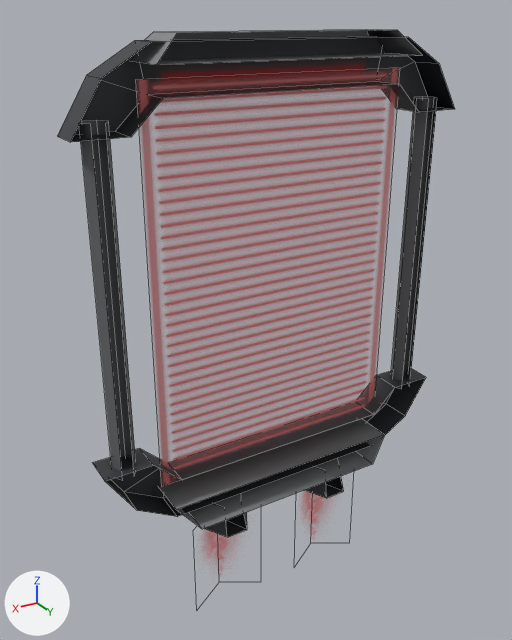
One commit to the FBX model Assets/Models/Billboard.fbx: the scene before it, then after it.
Before and after are seen from a 50 mm lens placed at (0.021, 0.0324, 0.0296), pointed at (0.0008, -0.0012, 0.0128). Arrows for +X, +Y and +Z are at lower left; the lights stay in place. Mesh edges are drawn as thin lines. Where no turn or scale is listed for an object, it has been applied to the vertices.

Names of what the first picture shows: 'Billboard_Board1', 'Billboard_Frame1'.
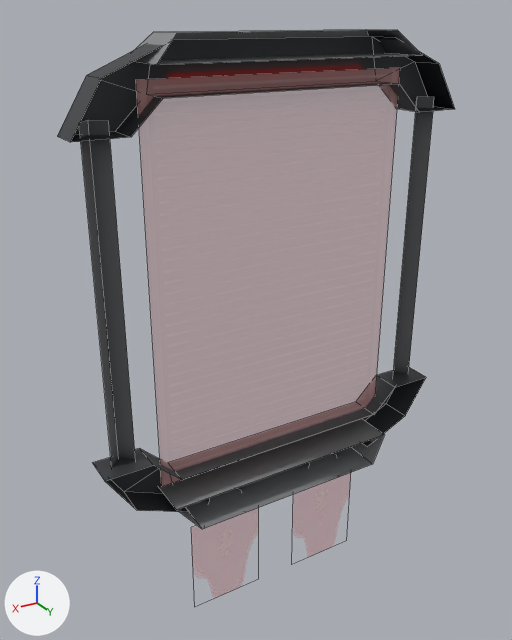
Diff of the bpy script that builds the scene:
```diff
--- a/Assets/Models/Billboard.fbx.py
+++ b/Assets/Models/Billboard.fbx.py
@@ img_billboard_board_tex_01_png @@
-img_billboard_board_tex_01_png = load_image('Billboard Board Tex 01.png', '../Textures/Billboard Board Tex 01.png', 2048, 2048, 'sRGB')
+img_billboard_board_tex_01_png = load_image('Billboard Board Tex 01.psd', '../Textures/Billboard Board Tex 01.png', 2048, 2048, 'Non-Color')
@@ mat_billboard_board @@
 n2 = _N.new('ShaderNodeTexImage'); n2.name = 'Image Texture'
 n0 = _N.new('ShaderNodeBsdfPrincipled'); n0.name = 'Principled BSDF'
 n2.image = img_billboard_board_tex_01_png
+n3 = _N.new('ShaderNodeTexImage'); n3.name = 'Image Texture.001'
+n3.image = img_billboard_board_tex_01_png
 _L.new(n2.outputs[0], n0.inputs[0])  # 'Color' to 'Base Color'
-_L.new(n2.outputs[1], n0.inputs[4])  # 'Alpha' to 'Alpha'
 _L.new(n0.outputs[0], n1.inputs[0])  # 'BSDF' to 'Surface'
+_L.new(n3.outputs[0], n0.inputs[4])  # 'Color' to 'Alpha'
@@ me_mesh_001 @@
 # used by ob_billboard_board1; location = (0.0, 0.0, 0.01042)
 # verts and faces of me_mesh_001; kept vertices keep their numbers, new ones are numbered from 16
 # before: 0 (0.0014, 0.0004, -0.0164), 1 (0.0062, 0.0004, -0.0164), 2 (0.0014, 0.0004, -0.0099), 3 (0.0062, 0.0004, -0.0099), 4 (-0.0062, 0.0004, -0.0164)
 # before: 5 (-0.0014, 0.0004, -0.0164), 6 (-0.0062, 0.0004, -0.0099), 7 (-0.0014, 0.0004, -0.0099), 12 (-0.0038, -0.0011, -0.0164), 13 (-0.0038, -0.0011, -0.0099)
 # before: 14 (0.0038, -0.0011, -0.0164), 15 (0.0038, -0.0011, -0.0099)
-me_mesh_001.from_pydata(...)  # 16 vertices, 5 faces; spans x -0.008..0.008, y -0.0011..0.0004, z -0.0164..0.0164
+me_mesh_001.from_pydata(...)  # 12 vertices, 3 faces; spans x -0.008..0.008, y 0.0, z -0.0164..0.0164
+# me_mesh_001 part 2
+delete_vertices([*range(0, 8), *range(12, 16)])  # with the faces that use them
+verts[16] = (0.0014, 0.0, -0.0164)
+verts[17] = (0.0014, 0.0, -0.0099)
+verts[18] = (-0.0062, 0.0, -0.0164)
+verts[19] = (-0.0062, 0.0, -0.0099)
+for new, old in zip([*range(20, 24)], [*range(16, 20)]): verts[new] = verts[old] + (0.0048, 0.0, 0.0)
+faces += [(16, 20, 21, 17), (18, 22, 23, 19)]
 me_mesh_001.materials.append(mat_billboard_board)
@@ me_mesh @@
 # used by ob_billboard_frame1; location = (0.0, 0.0, 0.0)
-me_mesh.from_pydata(...)  # 106 vertices, 72 faces; spans x -0.0116..0.0116, y -0.002..0.002, z 0.0..0.0289
+me_mesh.from_pydata(...)  # 84 vertices, 48 faces; spans x -0.0116..0.0116, y -0.002..0.002, z -0.0005..0.0289
+# me_mesh part 1
+# 34 vertices are removed from x -0.0105..0.0105, y -0.0015..0.0015, z 0.0..0.0285
+# 38 faces are deleted
+# 4 vertices move from x -0.0075..0.0075, y -0.001, z 0.0025..0.0285 to x -0.0067..0.0067, y -0.001, z 0.0025..0.0285
+# 12 vertices are added at x -0.0102..0.0102, y -0.0015..0.001, z -0.0005..0.0285
+# 14 new faces join them
 me_mesh.materials.append(mat_billboard_frame)
```

Where the change shows, as pixel boxes (x1, y1, x2, y2) in the pictures (512 x 640 px):
'Billboard_Frame1', reshaped
    before: (57, 29, 455, 537)
    after: (57, 29, 455, 529)
'Billboard_Board1', surface changed, reshaped (brown to grey)
    before: (139, 68, 397, 575)
    after: (139, 68, 397, 596)
part 1 of me_mesh, cut back
    before: (79, 36, 438, 537)
    after: (79, 36, 437, 512)
part 2 of me_mesh_001, cut back
    before: (205, 491, 326, 575)
    after: (191, 489, 350, 596)
